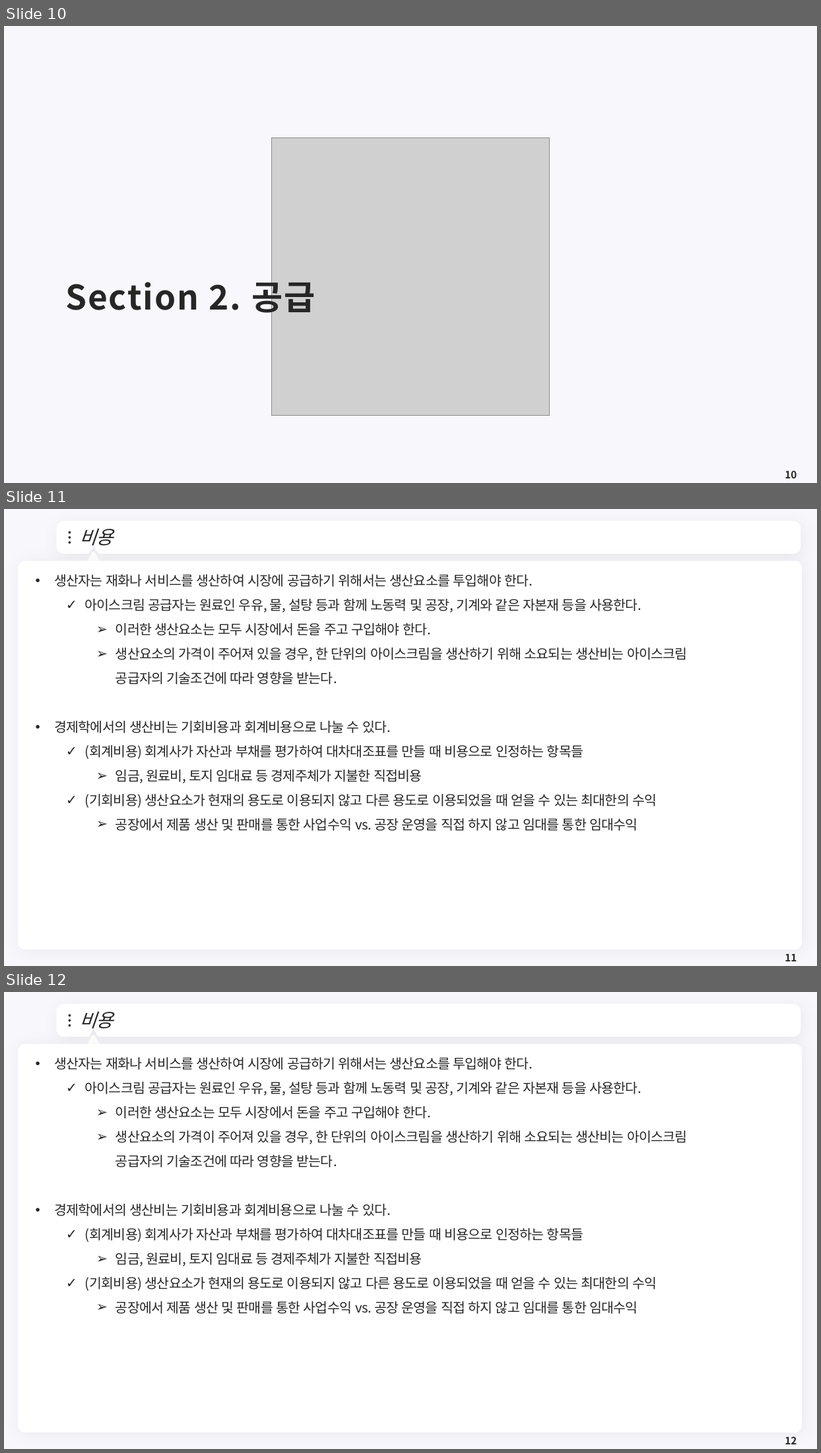
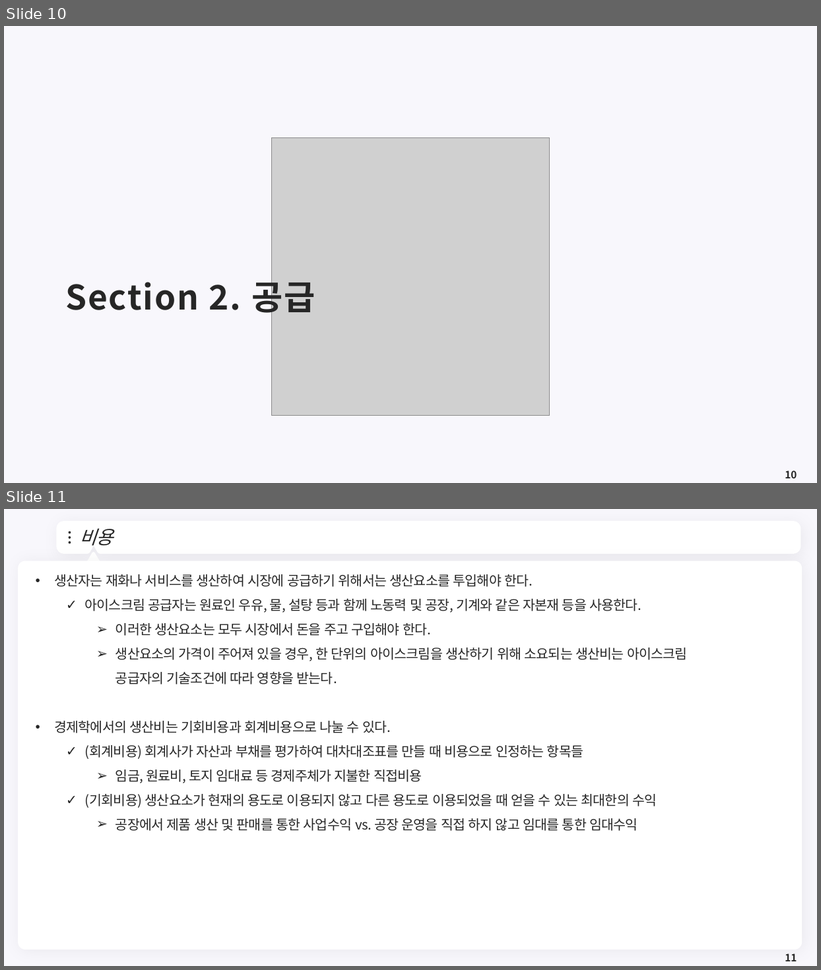
Before and after one commit to meandthey/Teaching, a slide deck: 환경경제학/2026-1/환경경제학_Chapter_03.pptx. Shown one above the other, each under a label of ours: slides 10, 11 and 12 before the commit, slides 10 and 11 after it. The pictures are 821x1453 and 821x970 pixels, drawn with LibreOffice and Linux fonts; fonts in the diff are those of the drawing; grey boxes stand for pictures; background and template pictures are left out. Boxes give left, top, right and bottom in pixels: in the first picture for what was removed or moved away, otherwise in the second. Text is boxed around its words. In the diff, an @@ line names an element or a change of style, - is before the commit and + after.

```diff
--- a/환경경제학/2026-1/환경경제학_Chapter_03.pptx
+++ b/환경경제학/2026-1/환경경제학_Chapter_03.pptx
@@ slide 11 removed at bbox=[4, 509, 817, 966], background #F8F7FC; not listed: 7 template elements that a slide beside it also shows @@
@@ title removed at bbox=[79, 528, 114, 546] @@
-비용
@@ text removed at bbox=[54, 574, 688, 831] @@
-• 생산자는 재화나 서비스를 생산하여 시장에 공급하기 위해서는 생산요소를 투입해야 한다.
-  ✓ 아이스크림 공급자는 원료인 우유, 물, 설탕 등과 함께 노동력 및 공장, 기계와 같은 자본재 등을 사용한다.
-    ➢ 이러한 생산요소는 모두 시장에서 돈을 주고 구입해야 한다.
-    ➢ 생산요소의 가격이 주어져 있을 경우, 한 단위의 아이스크림을 생산하기 위해 소요되는 생산비는 아이스크림 공급자의 기술조건에 따라 영향을 받는다.
-• 경제학에서의 생산비는 기회비용과 회계비용으로 나눌 수 있다.
-  ✓ (회계비용) 회계사가 자산과 부채를 평가하여 대차대조표를 만들 때 비용으로 인정하는 항목들
-    ➢ 임금, 원료비, 토지 임대료 등 경제주체가 지불한 직접비용
-  ✓ (기회비용) 생산요소가 현재의 용도로 이용되지 않고 다른 용도로 이용되었을 때 얻을 수 있는 최대한의 수익
-    ➢ 공장에서 제품 생산 및 판매를 통한 사업수익 vs. 공장 운영을 직접 하지 않고 임대를 통한 임대수익
@@ page number removed at bbox=[785, 954, 797, 962] @@
-11
@@ what was slide 12 is now slide 11 @@
@@ page number at bbox=[785, 954, 797, 962]: text changed @@
-12
+11
```
Also in this commit, not shown: 2 slides changed, 11 other files.
